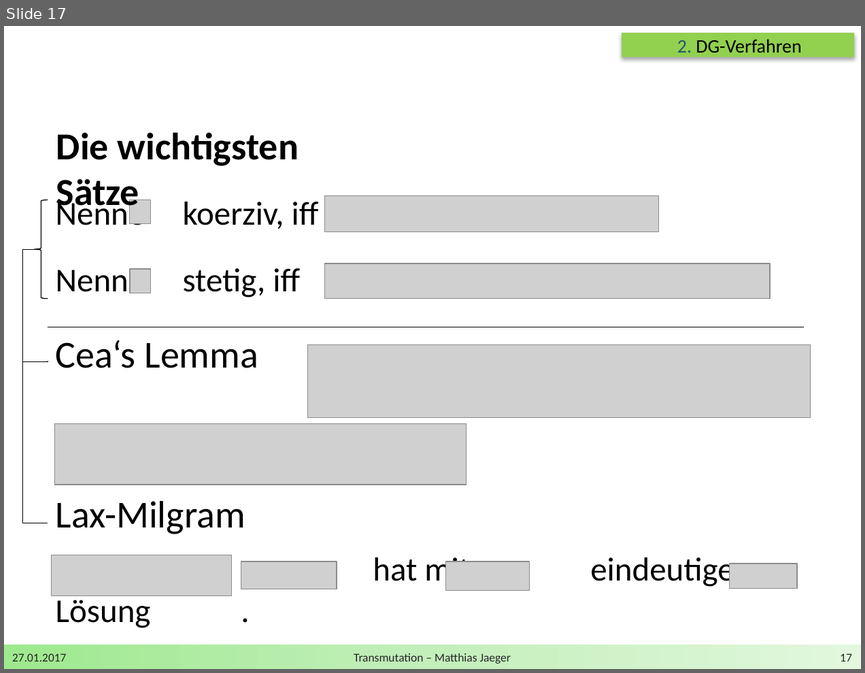
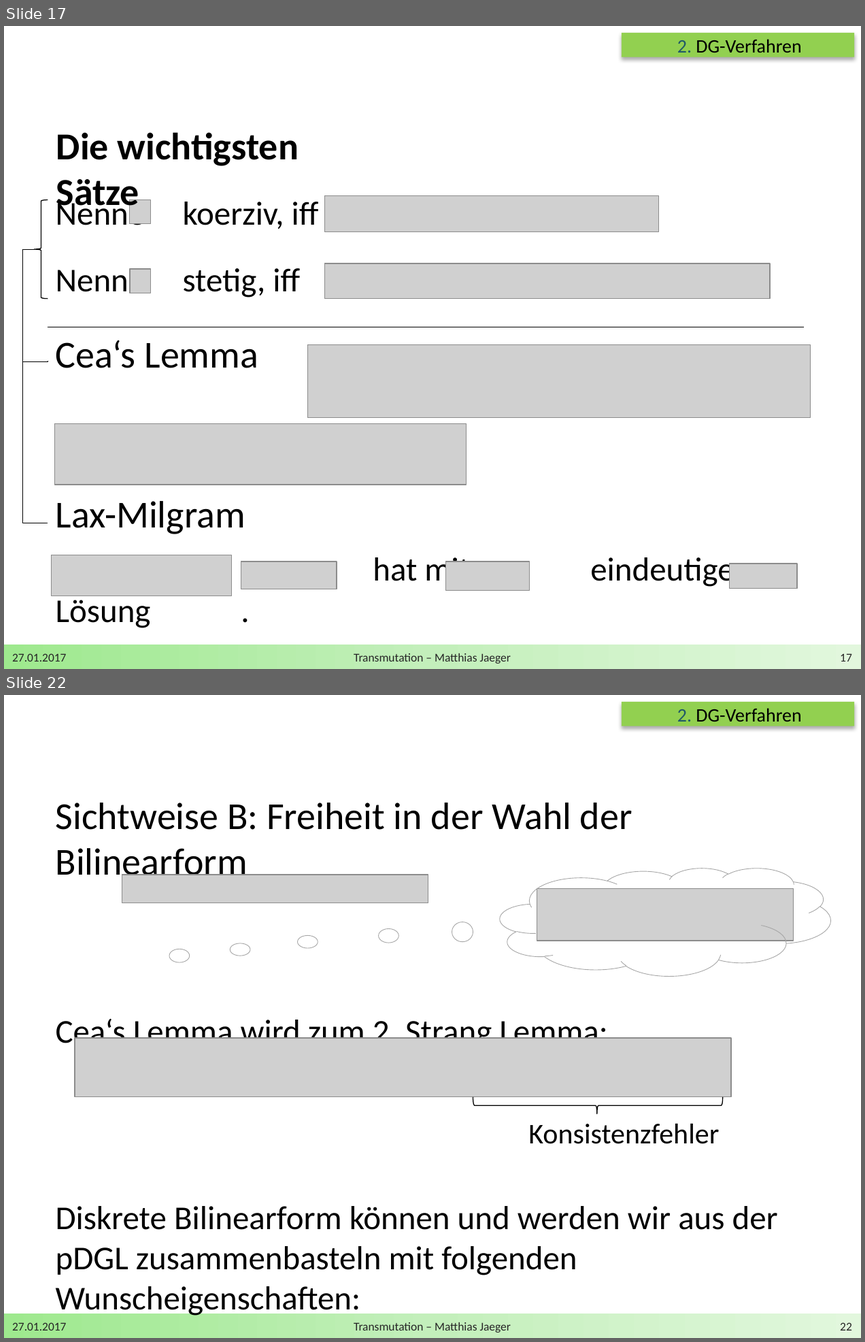
Before and after one commit to DerKleineGauss/Masterarbeit, a slide deck: Zwischenvortrag/Präsentation.pptx. Shown one above the other, each under a label of ours: slide 17 before the commit, slides 17 and 22 after it; the slides between them are not shown. The pictures are 865x673 and 865x1342 pixels, drawn with LibreOffice and Linux fonts; fonts in the diff are those of the drawing; grey boxes stand for pictures; background and template pictures are left out. Boxes give left, top, right and bottom in pixels: in the first picture for what was removed or moved away, otherwise in the second. Text is boxed around its words. In the diff, an @@ line names an element or a change of style, - is before the commit and + after.

```diff
--- a/Zwischenvortrag/Präsentation.pptx
+++ b/Zwischenvortrag/Präsentation.pptx
@@ slide 22 added at <box>4,695,861,1338</box>, background #FFFFFF; not listed: 1 template element that a slide beside it also shows @@
@@ rectangle added at <box>621,702,854,727</box>, fill #92D050 @@
@@ text added at <box>677,708,801,722</box>, 16 pt, text #000000 @@
+2. DG-Verfahren
@@ text added at <box>56,802,778,1275</box>, 28 pt, text #000000 @@
+Sichtweise B: Freiheit in der Wahl der Bilinearform
+Cea‘s Lemma wird zum 2. Strang Lemma:
+Diskrete Bilinearform können und werden wir aus der pDGL zusammenbasteln mit folgenden Wunscheigenschaften:
@@ picture added at <box>122,875,428,903</box> @@
@@ cloud added at <box>500,868,831,976</box>, outline #A6A6A6 0.5 pt @@
@@ picture added at <box>537,889,793,941</box> @@
@@ ellipse added at <box>298,936,318,949</box>, outline #A6A6A6 0.5 pt @@
@@ ellipse added at <box>379,929,399,943</box>, outline #A6A6A6 0.5 pt @@
@@ ellipse added at <box>452,922,473,942</box>, outline #A6A6A6 0.5 pt @@
@@ ellipse added at <box>169,949,190,962</box>, outline #A6A6A6 0.5 pt @@
@@ ellipse added at <box>230,943,251,955</box>, outline #A6A6A6 0.5 pt @@
@@ picture added at <box>75,1038,732,1097</box> @@
@@ left brace added at <box>473,1096,723,1114</box>, outline #000000 0.75 pt @@
@@ text added at <box>528,1123,719,1144</box>, 24 pt, text #000000 @@
+Konsistenzfehler
@@ text added at <box>12,1322,66,1330</box>, 10 pt, text #262626 @@
+27.01.2017
@@ text added at <box>354,1322,511,1332</box>, 10 pt, text #262626 @@
+Transmutation – Matthias Jaeger
@@ page number added at <box>840,1322,852,1330</box>, 10 pt, text #262626 @@
+22
```
Also in this commit, not shown: 4 slides changed, 3 other slides added, 2 other files.
